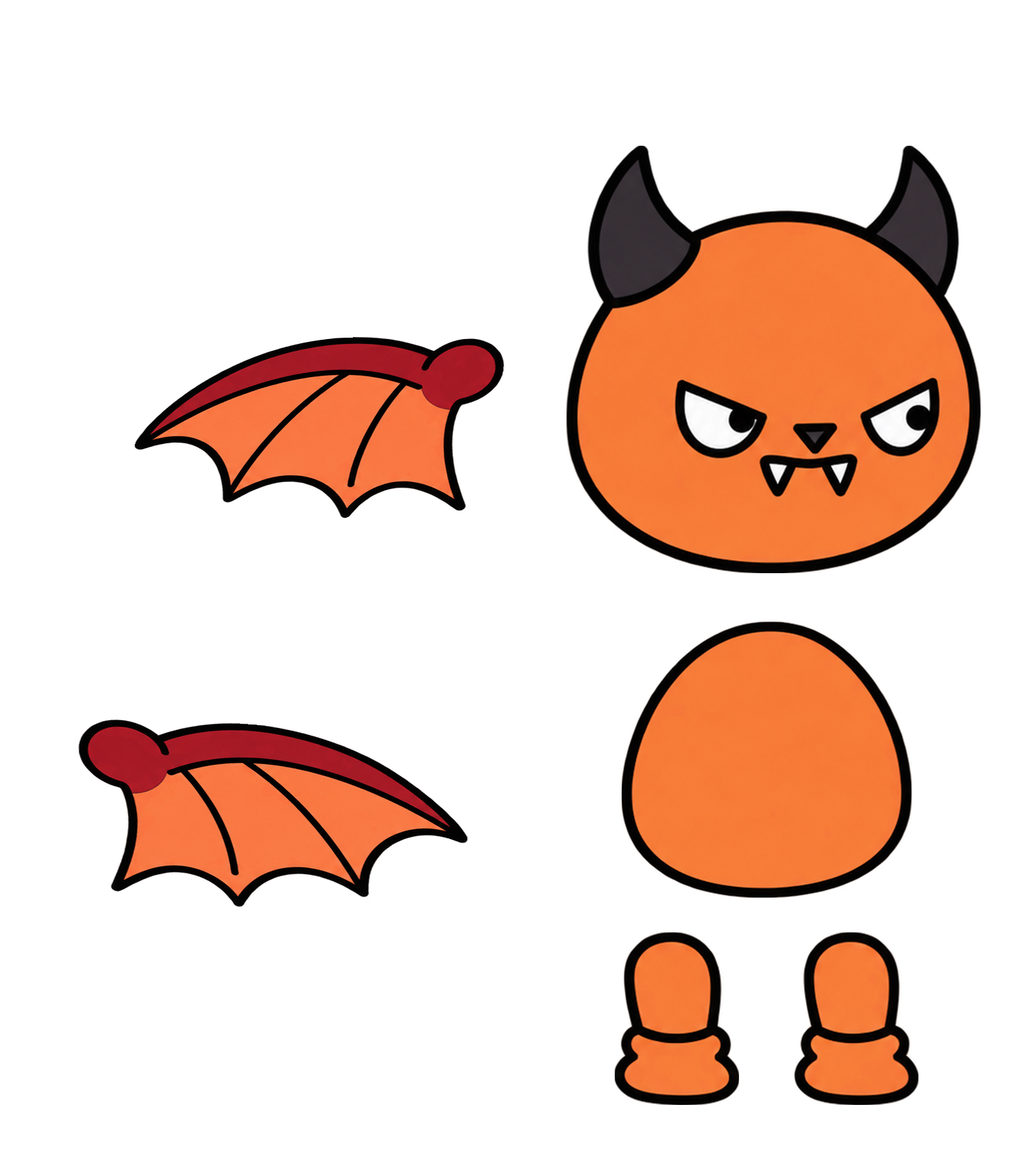
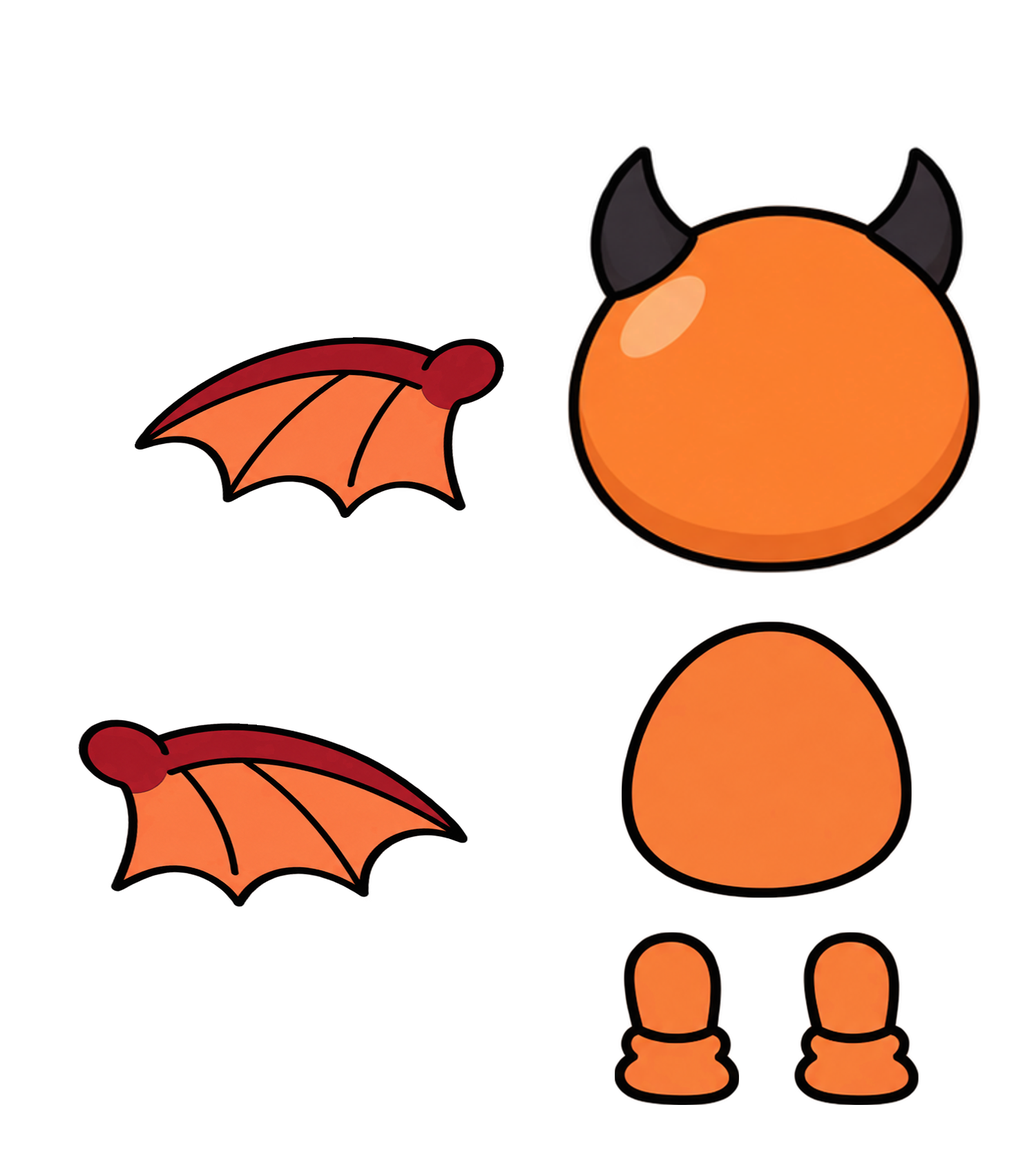
Layer changes from the first 1036x1174 image to the second:
painted on "머리" over left=566, top=144, right=981, bottom=574
